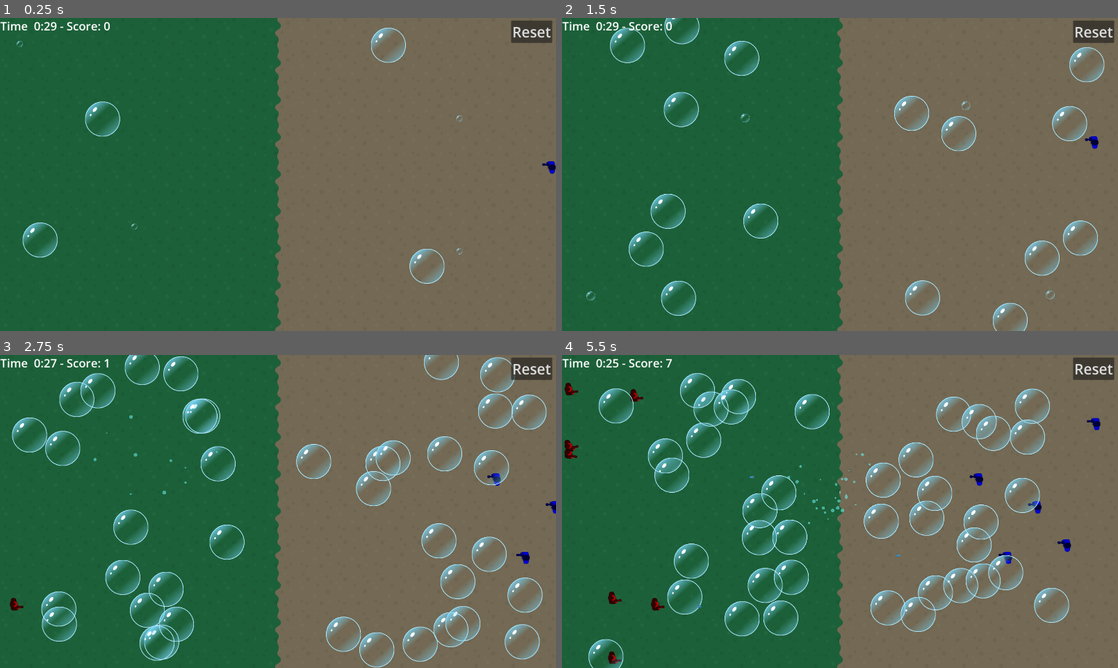
Above: before the commit, frames 1-4 (two rows, left to right).
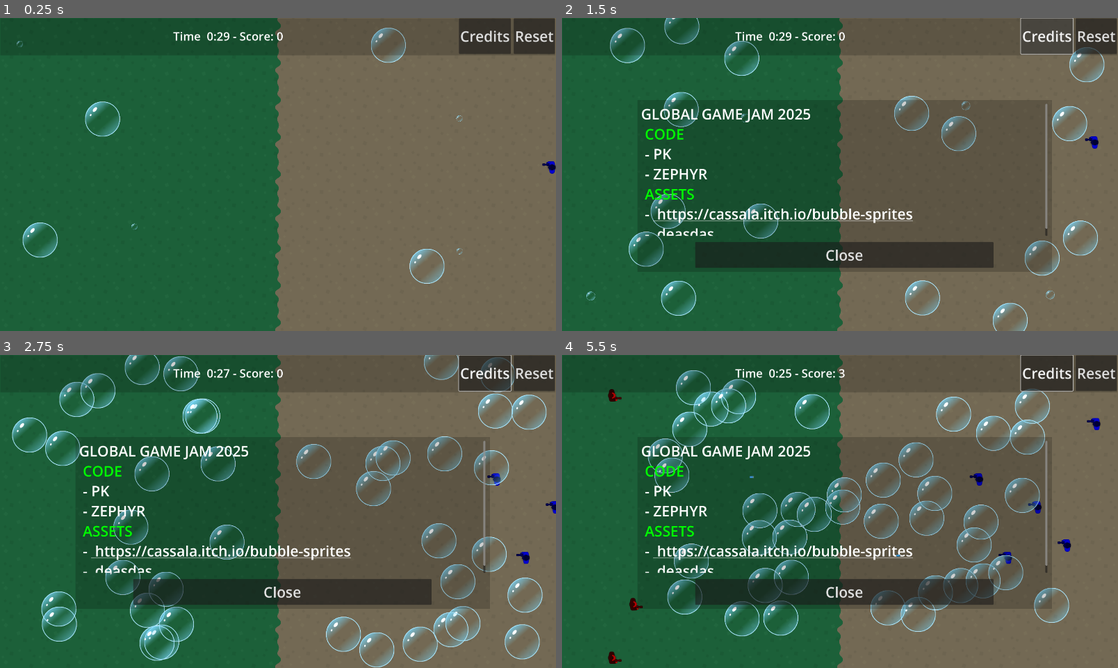
Above: after the commit, the same moments.

Repository: pkasprzyk/ggj2025
Game: Godot game, scene res://main.tscn
The game is run twice, just before and just after one commit, with the same random seed, the same clock (stepped at 60 frames per second) and the same inputs.
Inputs (mouse positions are in pixels of both pictures, inside the frame that each line leads up to):
- Up to frame 1 (0.25 s): no input
- Up to frame 2 (1.5 s): click "Reset" at 0.5 s; click (1045, 36) at 1.25 s, where only the run after the commit has a clickable "Credits"
- Up to frame 3 (2.75 s): move the mouse to (133, 458) at 2.02 s; click (133, 458) at 2.17 s
- Up to frame 4 (5.5 s): move the mouse to (639, 398) at 2.77 s; click (639, 398) at 2.92 s; move the mouse to (778, 433) at 3.52 s; click (778, 433) at 3.67 s; move the mouse to (728, 376) at 4.27 s; click (728, 376) at 4.42 s; move the mouse to (834, 495) at 5.02 s; click (834, 495) at 5.17 s

The runs differ from the first frame. In frame 1, 2.3% of the frame differs, in the area x 0-100%, y 0-12%; in frame 2, 10%; in frame 3, 12%; in frame 4, 16%, in the area x 0-100%, y 0-100%.

Commit message:
credits links

Diff:
--- a/hud/hud.gd
+++ b/hud/hud.gd
@@ -1,11 +1,30 @@
 class_name Hud
 extends Control
 
-@onready var score_label = $ScoreLabel
+@onready var score_label = $TopBarBG/TopBar/ScoreLabel
+@onready var credits = $Credits
+@onready var credits_rich_text = $Credits/CreditsText
+static var credits_config : CreditsConfig = load("res://config/credits.tres")
+
+
+func _ready() -> void:
+	credits_rich_text.text = "GLOBAL GAME JAM 2025"
+	credits_rich_text.text += "\n [color=green]CODE[/color]"
+	credits_rich_text.text += "\n - PK"
+	credits_rich_text.text += "\n - ZEPHYR"
+	credits_rich_text.text += "\n [color=green]ASSETS[/color]"
+	for url in credits_config.external_credits:
+		credits_rich_text.text += "\n - [url=%s] %s [/url]" % [url, url]
+
+
+func _on_credits_text_meta_clicked(meta: Variant) -> void:
+	OS.shell_open(meta)
+
 
 func update_values(timer : float, score: int) -> void:
 	score_label.text = "Time %2d:%02d - Score: %s" % \
 			[int(timer) / 60, int(timer) % 60, score]
+
 
 func game_ended() -> void:
 	score_label.text += "\n GAME OVER"
@@ -13,3 +32,11 @@
 
 func _on_button_pressed() -> void:
 	GAME_STATE.reset()
+
+
+func _on_credits_button_pressed() -> void:
+	credits.show()
+
+
+func _on_close_credits_pressed() -> void:
+	credits.hide()
--- a/hud/hud.tscn
+++ b/hud/hud.tscn
@@ -12,30 +12,87 @@
 offset_bottom = 90.0
 script = ExtResource("1_n3j1n")
 
-[node name="ScoreLabel" type="Label" parent="."]
-layout_mode = 1
-anchors_preset = 5
-anchor_left = 0.5
-anchor_right = 0.5
-offset_left = -959.0
-offset_top = -1.0
-offset_right = 959.0
-offset_bottom = 88.0
-grow_horizontal = 2
+[node name="TopBarBG" type="ColorRect" parent="."]
+layout_mode = 0
+offset_right = 1917.0
+offset_bottom = 127.0
+color = Color(0, 0, 0, 0.188235)
+
+[node name="TopBar" type="HBoxContainer" parent="TopBarBG"]
+layout_mode = 0
+offset_right = 1915.0
+offset_bottom = 123.0
+theme_override_constants/separation = 10
+alignment = 2
+
+[node name="ScoreLabel" type="Label" parent="TopBarBG/TopBar"]
+layout_mode = 2
+size_flags_horizontal = 3
+size_flags_vertical = 1
 theme_override_font_sizes/font_size = 40
 text = "Time: q3434 Score: qweqw"
+horizontal_alignment = 1
+vertical_alignment = 1
 
-[node name="Button" type="Button" parent="."]
-layout_mode = 1
-anchors_preset = 1
-anchor_left = 1.0
-anchor_right = 1.0
-offset_left = -154.0
-offset_top = 8.0
-offset_right = -12.0
-offset_bottom = 85.0
-grow_horizontal = 0
+[node name="CreditsButton" type="Button" parent="TopBarBG/TopBar"]
+layout_mode = 2
+theme_override_font_sizes/font_size = 50
+text = "Credits"
+
+[node name="ResetButton" type="Button" parent="TopBarBG/TopBar"]
+layout_mode = 2
 theme_override_font_sizes/font_size = 50
 text = "Reset"
 
-[connection signal="pressed" from="Button" to="." method="_on_button_pressed"]
+[node name="Credits" type="ColorRect" parent="."]
+visible = false
+layout_mode = 0
+offset_left = 260.0
+offset_top = 282.0
+offset_right = 1691.0
+offset_bottom = 875.0
+color = Color(0, 0, 0, 0.188235)
+
+[node name="CreditsText" type="RichTextLabel" parent="Credits"]
+layout_mode = 1
+anchors_preset = 15
+anchor_right = 1.0
+anchor_bottom = 1.0
+offset_left = 12.0
+offset_top = 13.0
+offset_right = -15.0
+offset_bottom = -124.0
+grow_horizontal = 2
+grow_vertical = 2
+theme_override_font_sizes/normal_font_size = 50
+bbcode_enabled = true
+text = "Lorem ipsum dolor sit amet, [color=red] consectetur adipiscing elit[/color]. Vestibulum nec gravida lacus, tincidunt pretium diam. Ut sagittis erat a eros aliquet laoreet. Duis ac sapien in est egestas euismod nec sed quam. Sed porta elementum ligula. Vestibulum cursus, ex non dictum feugiat, enim lacus vestibulum ex, nec volutpat lectus turpis vel dui. Ut vel ullamcorper mauris. Suspendisse potenti. Mauris blandit ullamcorper ligula tempus porta. Integer faucibus, est nec condimentum accumsan, ipsum tortor cursus massa, a accumsan enim ipsum vel nibh. Maecenas cursus eget ex non porttitor. Proin vulputate, odio vel ornare maximus, neque ipsum placerat massa, vitae sollicitudin arcu erat eget magna. Aliquam ornare magna purus, vitae sollicitudin enim accumsan vel. In finibus porta arcu et finibus. Nunc non felis augue. Etiam leo arcu, ultricies a nisl in, cursus faucibus dui.
+
+Nunc pellentesque, ex sed vulputate pellentesque, tellus ex laoreet neque, ac fringilla lorem urna at ante. Phasellus eu eros sed mauris malesuada porttitor non in elit. Phasellus ultricies rutrum bibendum. Interdum et malesuada fames ac ante ipsum primis in faucibus. Mauris dignissim enim et placerat tempor. Morbi vitae augue in nunc gravida commodo. Etiam et viverra diam, sed faucibus elit. Vivamus malesuada, est ac maximus auctor, dui sapien ultricies mi, quis vulputate turpis nibh et dui. Phasellus consequat at dolor ac consequat. Proin ornare lorem nisl, ac feugiat turpis porta non. Maecenas ornare odio non ligula mattis, quis dignissim neque tincidunt. Nulla id urna in leo sagittis sagittis id in dolor. Sed sapien lacus, lacinia nec tellus vitae, imperdiet pharetra nisi. Vestibulum vitae commodo neque. Maecenas vitae dolor purus.
+
+Nam ut erat a ante laoreet porta ut non nisi. Suspendisse ultricies dictum sapien quis euismod. Vivamus a finibus augue. Phasellus consectetur ultrices massa, nec interdum nisl tincidunt porta. Nulla velit nibh, auctor vitae efficitur vitae, fringilla non ligula. Vestibulum tincidunt et risus eu vulputate. Maecenas a lacus nec sapien posuere lobortis hendrerit et ipsum.
+
+Etiam et laoreet ipsum, vitae venenatis sapien. Fusce non magna odio. Vivamus fermentum ac justo ac fermentum. Vestibulum fringilla ornare lacus ut laoreet. Cras pellentesque ante ut sapien dignissim, nec suscipit dui rhoncus. In feugiat dui consectetur, sagittis justo eget, consequat erat. Vivamus ante erat, porta vitae accumsan eget, faucibus sed libero. Curabitur dapibus orci quis justo lacinia, sit amet feugiat purus blandit. Vivamus tristique at nisl quis facilisis. Aliquam quis lectus est.
+
+Sed scelerisque orci nec vulputate dictum. Sed gravida sollicitudin magna, sed egestas nulla laoreet quis. Sed at viverra elit, sit amet fringilla ex. Ut efficitur egestas odio, sed finibus massa tristique a. Phasellus tristique ultricies augue, nec volutpat nibh ultricies sit amet. Maecenas finibus sed lorem quis sodales. Vivamus quis mi efficitur, luctus massa in, interdum lacus. Vivamus finibus nulla lacus."
+
+[node name="CloseCredits" type="Button" parent="Credits"]
+layout_mode = 1
+anchors_preset = 7
+anchor_left = 0.5
+anchor_top = 1.0
+anchor_right = 0.5
+anchor_bottom = 1.0
+offset_left = -516.5
+offset_top = -103.0
+offset_right = 513.5
+offset_bottom = -14.0
+grow_horizontal = 2
+grow_vertical = 0
+theme_override_font_sizes/font_size = 50
+text = "Close"
+
+[connection signal="pressed" from="TopBarBG/TopBar/CreditsButton" to="." method="_on_credits_button_pressed"]
+[connection signal="pressed" from="TopBarBG/TopBar/ResetButton" to="." method="_on_button_pressed"]
+[connection signal="meta_clicked" from="Credits/CreditsText" to="." method="_on_credits_text_meta_clicked"]
+[connection signal="pressed" from="Credits/CloseCredits" to="." method="_on_close_credits_pressed"]
